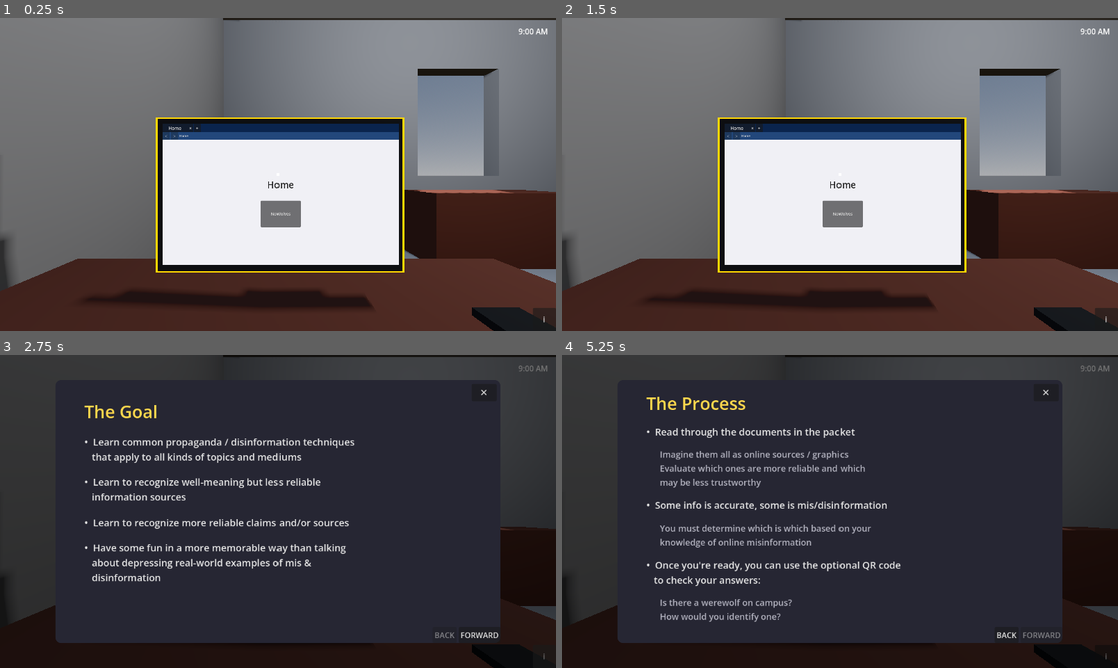
Above: before the commit, frames 1-4 (two rows, left to right).
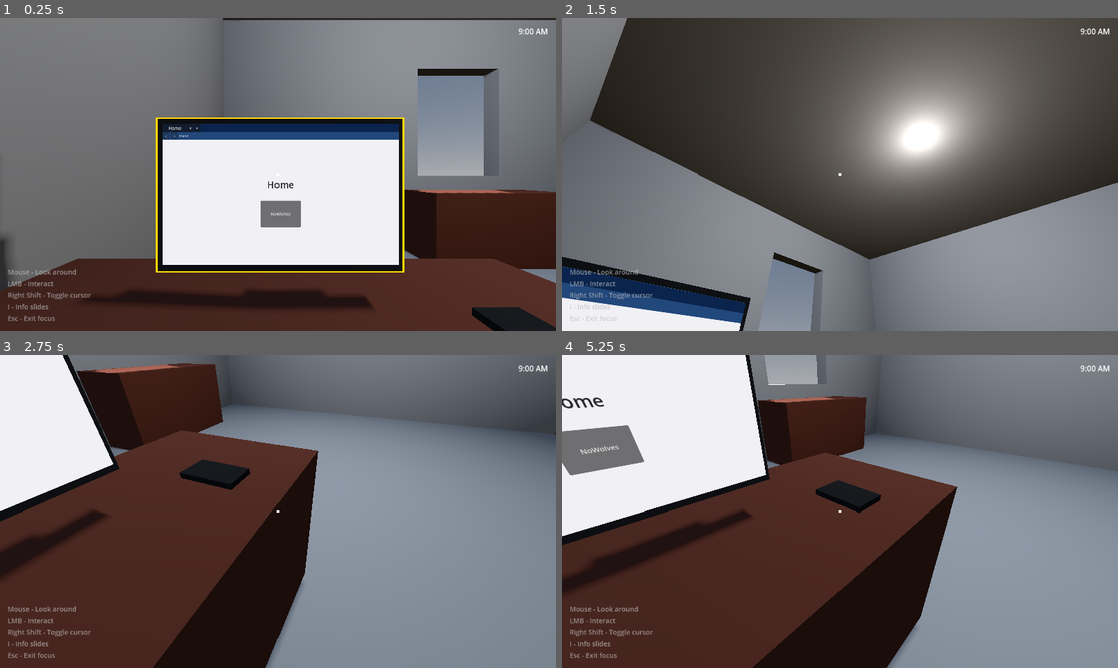
Above: after the commit, the same moments.

Repository: nickcyran/werewolf-on-campus
Game: Godot game, scene res://room/room.tscn
Same seed, same stepped clock (60 frames per second), same inputs: the game is played once before the commit and once after it.
Inputs (mouse positions are in pixels of both pictures, inside the frame that each line leads up to):
- Up to frame 1 (0.25 s): no input
- Up to frame 2 (1.5 s): click (1106, 318) at 0.5 s, where only the run before the commit has a clickable "i"; click (1045, 55) at 1.25 s, where only the run before the commit has a clickable "✕"
- Up to frame 3 (2.75 s): click (544, 655) at 2 s, where only the run before the commit has a clickable "i"
- Up to frame 4 (5.25 s): click (1040, 633) at 2.75 s, where only the run before the commit has a clickable "FORWARD"; click (1045, 392) at 3.5 s, where only the run before the commit has a clickable "✕"; click (1106, 655) at 4.25 s, where only the run before the commit has a clickable "i"; click (1040, 633) at 5 s, where only the run before the commit has a clickable "FORWARD"

The runs differ from the first frame. In frame 1, 0.6% of the frame differs, in the area x 1-100%, y 80-99%; in frame 2, 88%; in frame 3, 96%; in frame 4, 97%, in the area x 0-100%, y 0-100%.

Commit message:
basic tool tips

Diff:
--- a/player/player.gd
+++ b/player/player.gd
@@ -10,7 +10,6 @@
 
 @onready var camera: Camera3D = $Camera3D
 @onready var _time_label: Label = %TimeLabel
-@onready var _info_btn: Button = %InfoButton
 @onready var _info_overlay: Control = %InfoOverlay
 @onready var _info_panel: Info = %InfoOverlay.get_node("InfoPanel")
 
@@ -29,7 +28,6 @@
 	_time_label.text = DayClock.get_display_time()
 	GameManager.state_changed.connect(_on_game_state_changed)
 	DayClock.time_changed.connect(func(t: String): _time_label.text = t)
-	_info_btn.pressed.connect(_toggle_info)
 	_info_panel.exit_pressed.connect(_toggle_info)
 	_info_overlay.visible = false
 
--- a/player/player.tscn
+++ b/player/player.tscn
@@ -52,18 +52,53 @@
 text = "9:00 AM"
 mouse_filter = 2
 
-[node name="InfoButton" type="Button" parent="UI"]
-unique_name_in_owner = true
-anchors_preset = 3
-anchor_left = 1.0
+[node name="ControlsHint" type="VBoxContainer" parent="UI/Control"]
+layout_mode = 1
+anchors_preset = 2
 anchor_top = 1.0
-anchor_right = 1.0
 anchor_bottom = 1.0
-offset_left = -48.0
-offset_top = -48.0
-grow_horizontal = 0
+offset_left = 16.0
+offset_top = -120.0
+offset_right = 250.0
+offset_bottom = -16.0
 grow_vertical = 0
-text = "i"
+mouse_filter = 2
+theme_override_constants/separation = 4
+
+[node name="LookHint" type="Label" parent="UI/Control/ControlsHint"]
+layout_mode = 2
+theme_override_colors/font_color = Color(0.75, 0.75, 0.75, 0.7)
+theme_override_font_sizes/font_size = 14
+text = "Mouse - Look around"
+mouse_filter = 2
+
+[node name="InteractHint" type="Label" parent="UI/Control/ControlsHint"]
+layout_mode = 2
+theme_override_colors/font_color = Color(0.75, 0.75, 0.75, 0.7)
+theme_override_font_sizes/font_size = 14
+text = "LMB - Interact"
+mouse_filter = 2
+
+[node name="CursorHint" type="Label" parent="UI/Control/ControlsHint"]
+layout_mode = 2
+theme_override_colors/font_color = Color(0.75, 0.75, 0.75, 0.7)
+theme_override_font_sizes/font_size = 14
+text = "Right Shift - Toggle cursor"
+mouse_filter = 2
+
+[node name="InfoHint" type="Label" parent="UI/Control/ControlsHint"]
+layout_mode = 2
+theme_override_colors/font_color = Color(0.75, 0.75, 0.75, 0.7)
+theme_override_font_sizes/font_size = 14
+text = "I - Info slides"
+mouse_filter = 2
+
+[node name="EscHint" type="Label" parent="UI/Control/ControlsHint"]
+layout_mode = 2
+theme_override_colors/font_color = Color(0.75, 0.75, 0.75, 0.7)
+theme_override_font_sizes/font_size = 14
+text = "Esc - Exit focus"
+mouse_filter = 2
 
 [node name="InfoOverlay" type="Control" parent="UI"]
 unique_name_in_owner = true
